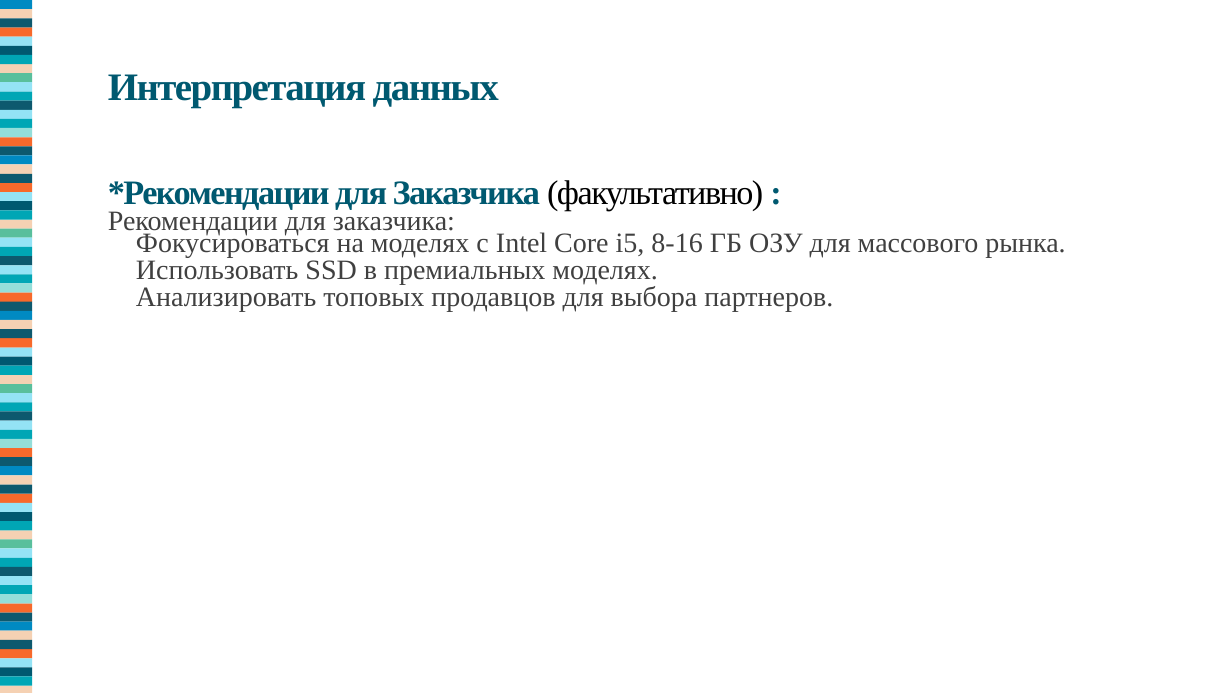
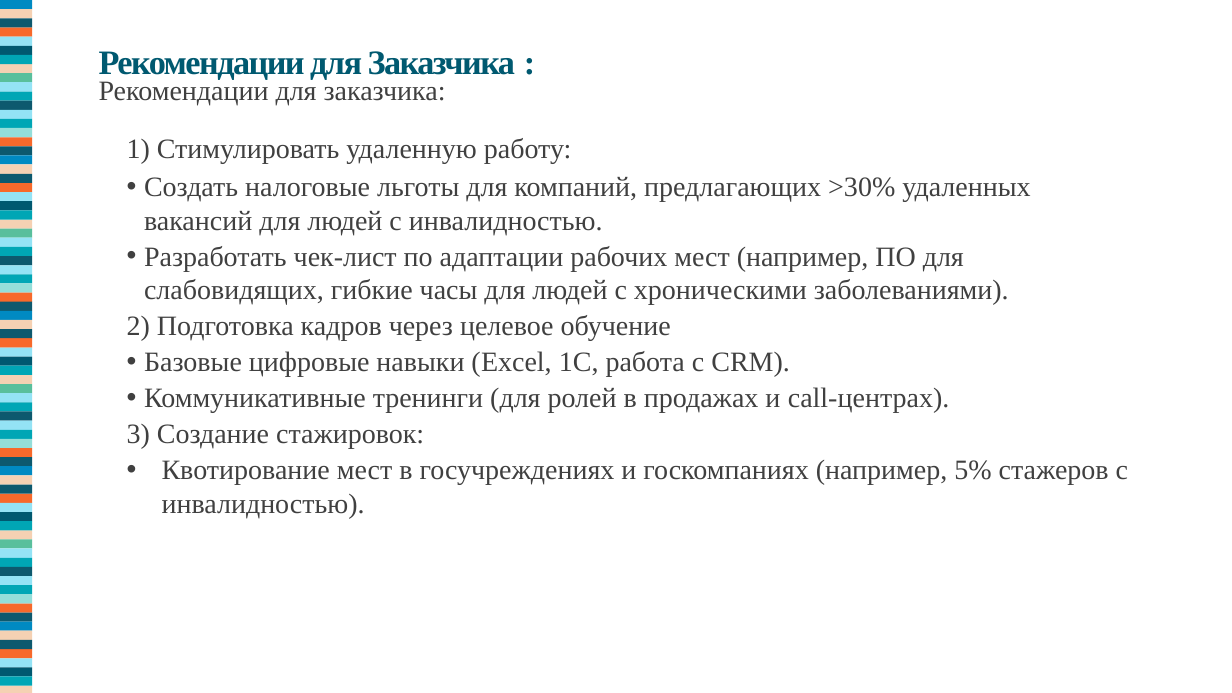
Before and after one commit to Shinnn2374/FinalTaskTGU, a slide deck: slide 10 of finalTasjk/Борисов.pptx (slide 9 before the commit). Drawn at 1232x693 pixels with LibreOffice and Linux fonts; fonts in the diff are those of the drawing. Boxes give left, top, right and bottom in pixels: in the first picture for what was removed or moved away, otherwise in the second. Text is boxed around its words. In the diff, an @@ line names an element or a change of style, - is before the commit and + after.

```diff
--- a/finalTasjk/Борисов.pptx
+++ b/finalTasjk/Борисов.pptx
@@ text "Рекомендации для Заказчика :": place and size @@
-text "Рекомендации для Заказчика :" at [108, 180, 1065, 311]
+text "Рекомендации для Заказчика :" at [99, 51, 1128, 518]
@@ text at [99, 51, 516, 80]: text changed @@
-*Рекомендации для Заказчика (факультативно) :
+Рекомендации для Заказчика :
@@ text removed at [108, 74, 499, 108] @@
-Интерпретация данных
@@ text at [127, 138, 1128, 518]: text changed @@
-  Фокусироваться на моделях с Intel Core i5, 8-16 ГБ ОЗУ для массового рынка.
-  Использовать SSD в премиальных моделях.
-  Анализировать топовых продавцов для выбора партнеров.
+1) Стимулировать удаленную работу:
+  • Создать налоговые льготы для компаний, предлагающих >30% удаленных вакансий для людей с инвалидностью.
+  • Разработать чек-лист по адаптации рабочих мест (например, ПО для слабовидящих, гибкие часы для людей с хроническими заболеваниями).
+  2) Подготовка кадров через целевое обучение
+  • Базовые цифровые навыки (Excel, 1С, работа с CRM).
+  • Коммуникативные тренинги (для ролей в продажах и call-центрах).
+  3) Создание стажировок:
+  • Квотирование мест в госучреждениях и госкомпаниях (например, 5% стажеров с инвалидностью).
```
Also in this commit, not shown: 9 other slides changed, 2 slides added, 1 slide removed, 4 other files.
